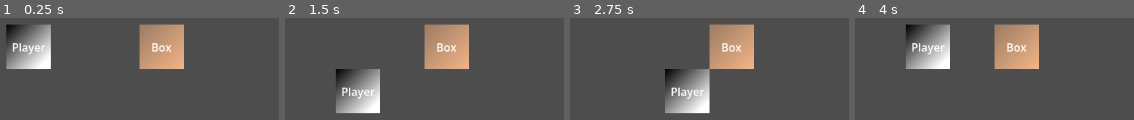
Above: before the commit, frames 1-4 (left to right).
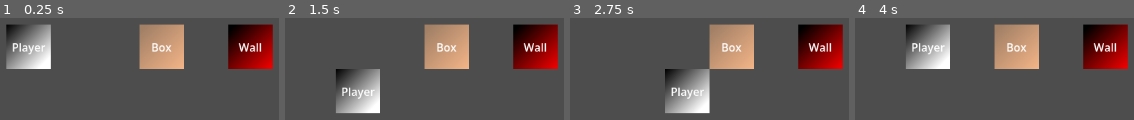
Above: after the commit, the same moments.

Repository: djohoe28/ggj-2026
Game: Godot game, scene res://scenes/game.tscn
Two runs of this game, one before a commit and one after it. Both use one fixed random seed, a clock stepped at 60 frames per second and the inputs below.
Inputs:
- Up to frame 1 (0.25 s): no input
- Up to frame 2 (1.5 s): tap Enter at 0.5 s; hold Right (ui_right) 0.53-1.28 s; tap Space at 1.25 s; hold Down (ui_down) from 1.28 s (still down)
- Up to frame 3 (2.75 s): tap Enter at 2 s; release Down (ui_down) at 2.03 s; hold Right (ui_right) from 2.03 s (still down)
- Up to frame 4 (4 s): tap Space at 2.75 s; release Right (ui_right) at 2.78 s; hold Up (ui_up) 2.78-3.53 s; tap Enter at 3.5 s; hold Left (ui_left) from 3.53 s (still down)

The runs differ from the first frame. In frame 1, 7.1% of the frame differs, in the area x 81-98%, y 5-50%; in frame 2, 7.1%; in frame 3, 7.1%; in frame 4, 7.1%.

Commit message:
Added Wall to Game scene.

Diff:
--- a/scenes/game.tscn
+++ b/scenes/game.tscn
@@ -2,6 +2,7 @@
 
 [ext_resource type="PackedScene" uid="uid://dm6qoe57l87ub" path="res://scenes/player.tscn" id="1_yqjtg"]
 [ext_resource type="PackedScene" uid="uid://cy0d0eawwe6tb" path="res://scenes/box.tscn" id="2_lnu2h"]
+[ext_resource type="PackedScene" uid="uid://dod73k1pvfrlr" path="res://scenes/wall.tscn" id="3_lnu2h"]
 
 [node name="Game" type="Node2D" unique_id=1227616372]
 
@@ -10,3 +11,6 @@
 
 [node name="Box" parent="." unique_id=18686666 instance=ExtResource("2_lnu2h")]
 position = Vector2(448, 320)
+
+[node name="Wall" parent="." unique_id=818385959 instance=ExtResource("3_lnu2h")]
+position = Vector2(576, 320)
